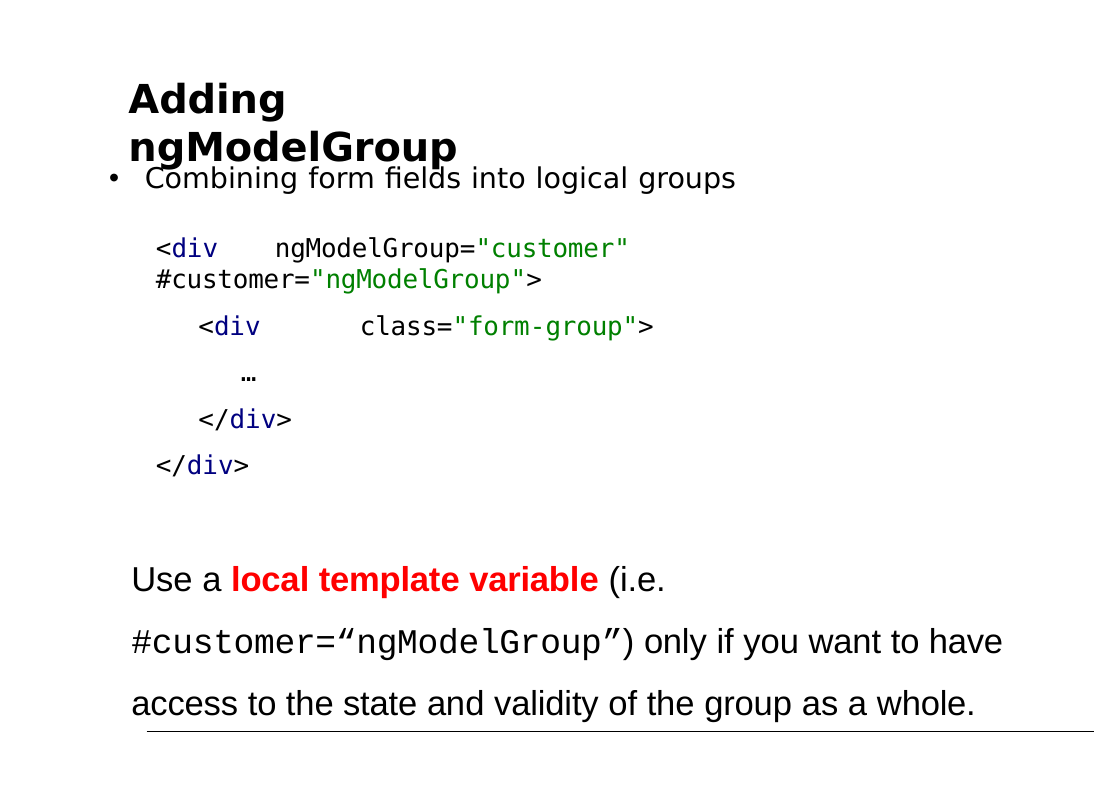
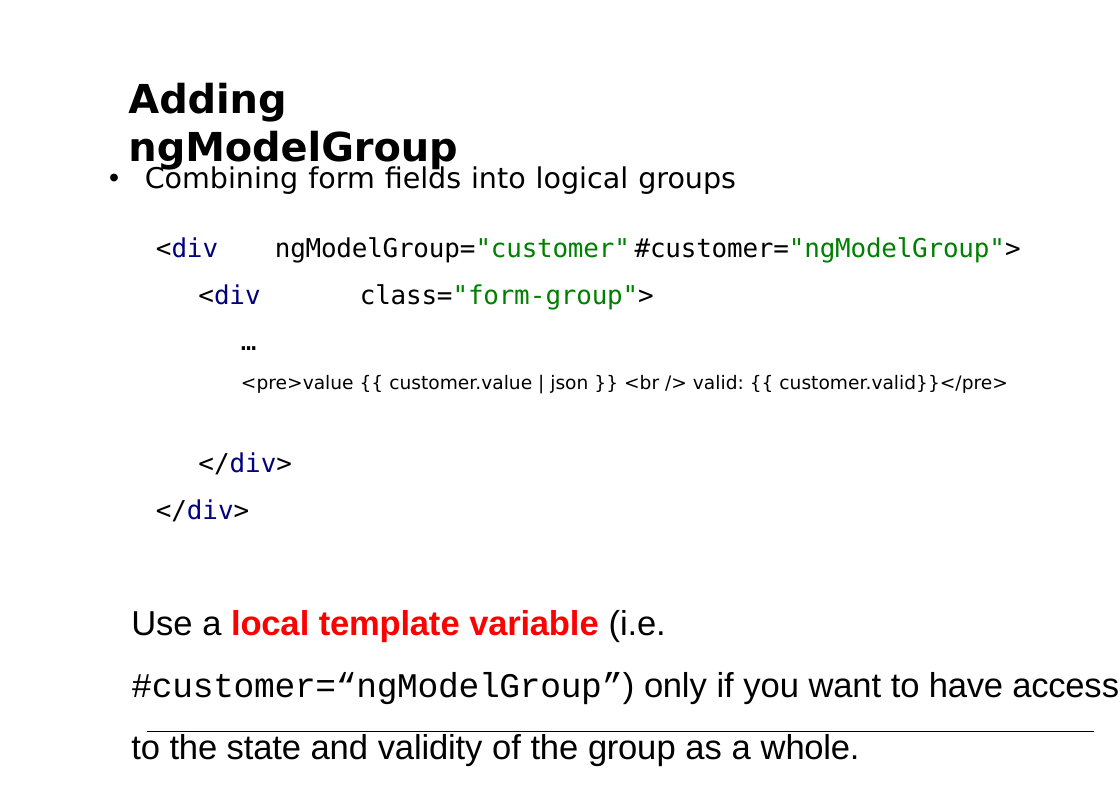
Before and after one commit to petereijgermans11/accelerator-programma, a slide deck: slide 29 of forms/Angular Forms.pptx. Drawn at 1120x792 pixels with LibreOffice and Linux fonts; fonts in the diff are those of the drawing. Boxes give left, top, right and bottom in pixels: in the first picture for what was removed or moved away, otherwise in the second. Text is boxed around its words. In the diff, an @@ line names an element or a change of style, - is before the commit and + after.

```diff
--- a/forms/Angular Forms.pptx
+++ b/forms/Angular Forms.pptx
@@ text at <box>241,375,1008,393</box>: paragraph added @@
+<pre>value {{ customer.value | json }} <br /> valid: {{ customer.valid}}</pre>
```
Also in this commit, not shown: 2 other slides changed, 3 slides added, 2 other files.
